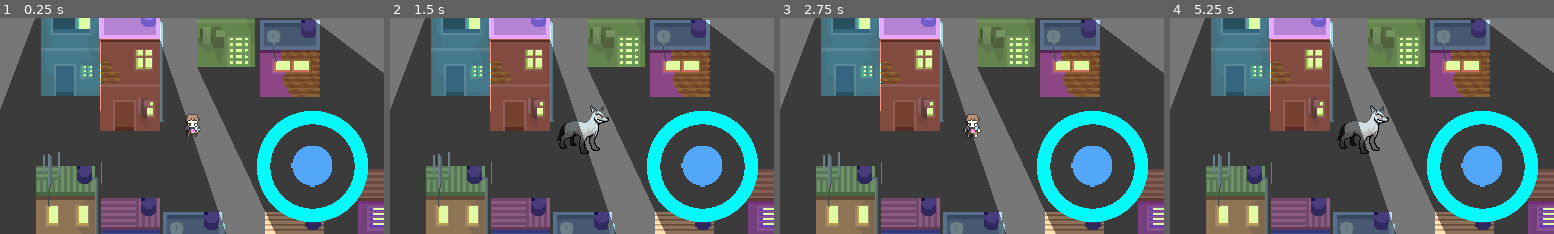
Above: before the commit, frames 1-4 (left to right).
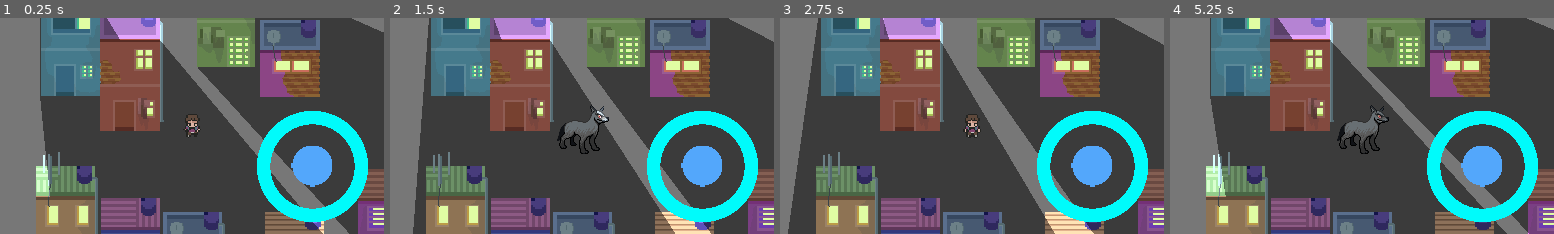
Above: after the commit, the same moments.

Repository: StitchedTeam/werewolf
Game: Godot game, scene res://Sandbox/Sandbox.tscn
The game is run twice, just before and just after one commit, with the same random seed, the same clock (stepped at 60 frames per second) and the same inputs. This scene is started directly instead of the project's main scene.
Inputs (mouse positions are in pixels of both pictures, inside the frame that each line leads up to):
- Up to frame 1 (0.25 s): no input
- Up to frame 2 (1.5 s): tap Enter at 0.5 s; move the mouse to (666, 115) at 0.52 s; press the mouse at (666, 115) at 0.53 s; hold Right (ui_right) 0.53-1.28 s; tap Space (ui_select) at 0.77 s; move the mouse to (505, 136) at 1.27 s; release the mouse at (505, 136) at 1.28 s; hold Left (ui_left) from 1.28 s (still down); click (505, 136) at 1.35 s
- Up to frame 3 (2.75 s): tap Space (ui_select) at 1.52 s; move the mouse to (1010, 78) at 2.02 s; release Left (ui_left) at 2.03 s; press the mouse at (1010, 78) at 2.03 s; hold Right (ui_right) from 2.03 s (still down)
- Up to frame 4 (5.25 s): move the mouse to (1342, 169) at 2.77 s; release the mouse at (1342, 169) at 2.78 s; click (1342, 169) at 2.85 s; tap Space (ui_select) at 3.02, 3.77, 4.52 s; move the mouse to (1477, 158) at 3.52 s; release Right (ui_right) at 3.53 s; press the mouse at (1477, 158) at 3.53 s; hold Left (ui_left) from 3.53 s (still down); move the mouse to (1246, 93) at 4.27 s; release the mouse at (1246, 93) at 4.28 s; click (1246, 93) at 4.35 s; move the mouse to (1381, 126) at 5.02 s; press the mouse at (1381, 126) at 5.03 s

The runs differ from the first frame. In frame 1, 22% of the frame differs, in the area x 0-100%, y 0-100%; in frame 2, 18%; in frame 3, 14%; in frame 4, 22%.
Error before the commit: Invalid get index 'position' (on base: 'null instance'). (res://Sandbox/Sandbox.gd:21)

Commit message:
Started detecting raycast collision between light and player

Diff:
--- /dev/null
+++ b/Werewolf/Props/Moonlight.gd
@@ -0,0 +1,114 @@
+extends Node2D
+
+
+func _ready():
+	pass
+
+func _process(delta):
+	pass
+
+func check_if_object(coll_object):
+	if $RaycastsR/RayCast2D.get_collider() == coll_object:
+		return true
+	elif $RaycastsR/RayCast2D2.get_collider() == coll_object:
+		return true
+	elif $RaycastsR/RayCast2D3.get_collider() == coll_object:
+		return true
+	elif $RaycastsR/RayCast2D4.get_collider() == coll_object:
+		return true
+	elif $RaycastsR/RayCast2D5.get_collider() == coll_object:
+		return true
+	elif $RaycastsR/RayCast2D6.get_collider() == coll_object:
+		return true
+	elif $RaycastsR/RayCast2D7.get_collider() == coll_object:
+		return true
+	elif $RaycastsR/RayCast2D8.get_collider() == coll_object:
+		return true
+	elif $RaycastsR/RayCast2D9.get_collider() == coll_object:
+		return true
+	elif $RaycastsR/RayCast2D10.get_collider() == coll_object:
+		return true
+	elif $RaycastsR/RayCast2D11.get_collider() == coll_object:
+		return true
+	elif $RaycastsR/RayCast2D12.get_collider() == coll_object:
+		return true
+	elif $RaycastsR/RayCast2D13.get_collider() == coll_object:
+		return true
+	elif $RaycastsR/RayCast2D14.get_collider() == coll_object:
+		return true
+	elif $RaycastsR/RayCast2D15.get_collider() == coll_object:
+		return true
+	elif $RaycastsR/RayCast2D16.get_collider() == coll_object:
+		return true
+	elif $RaycastsR/RayCast2D17.get_collider() == coll_object:
+		return true
+	elif $RaycastsR/RayCast2D18.get_collider() == coll_object:
+		return true
+	elif $RaycastsR/RayCast2D19.get_collider() == coll_object:
+		return true
+	elif $RaycastsR/RayCast2D20.get_collider() == coll_object:
+		return true
+	elif $RaycastsR/RayCast2D21.get_collider() == coll_object:
+		return true
+	elif $RaycastsR/RayCast2D22.get_collider() == coll_object:
+		return true
+	elif $RaycastsR/RayCast2D23.get_collider() == coll_object:
+		return true
+	elif $RaycastsR/RayCast2D24.get_collider() == coll_object:
+		return true
+	elif $RaycastsR/RayCast2D25.get_collider() == coll_object:
+		return true
+	elif $RaycastsR/RayCast2D26.get_collider() == coll_object:
+		return true
+	elif $RaycastsL/RayCast2D2.get_collider() == coll_object:
+		return true
+	elif $RaycastsL/RayCast2D3.get_collider() == coll_object:
+		return true
+	elif $RaycastsL/RayCast2D4.get_collider() == coll_object:
+		return true
+	elif $RaycastsL/RayCast2D5.get_collider() == coll_object:
+		return true
+	elif $RaycastsL/RayCast2D6.get_collider() == coll_object:
+		return true
+	elif $RaycastsL/RayCast2D7.get_collider() == coll_object:
+		return true
+	elif $RaycastsL/RayCast2D8.get_collider() == coll_object:
+		return true
+	elif $RaycastsL/RayCast2D9.get_collider() == coll_object:
+		return true
+	elif $RaycastsL/RayCast2D10.get_collider() == coll_object:
+		return true
+	elif $RaycastsL/RayCast2D11.get_collider() == coll_object:
+		return true
+	elif $RaycastsL/RayCast2D12.get_collider() == coll_object:
+		return true
+	elif $RaycastsL/RayCast2D13.get_collider() == coll_object:
+		return true
+	elif $RaycastsL/RayCast2D14.get_collider() == coll_object:
+		return true
+	elif $RaycastsL/RayCast2D15.get_collider() == coll_object:
+		return true
+	elif $RaycastsL/RayCast2D16.get_collider() == coll_object:
+		return true
+	elif $RaycastsL/RayCast2D17.get_collider() == coll_object:
+		return true
+	elif $RaycastsL/RayCast2D18.get_collider() == coll_object:
+		return true
+	elif $RaycastsL/RayCast2D19.get_collider() == coll_object:
+		return true
+	elif $RaycastsL/RayCast2D20.get_collider() == coll_object:
+		return true
+	elif $RaycastsL/RayCast2D21.get_collider() == coll_object:
+		return true
+	elif $RaycastsL/RayCast2D22.get_collider() == coll_object:
+		return true
+	elif $RaycastsL/RayCast2D23.get_collider() == coll_object:
+		return true
+	elif $RaycastsL/RayCast2D24.get_collider() == coll_object:
+		return true
+	elif $RaycastsL/RayCast2D25.get_collider() == coll_object:
+		return true
+	elif $RaycastsL/RayCast2D26.get_collider() == coll_object:
+		return true
+	else: return false
+	pass
--- a/Werewolf/Props/Moonlight.tscn
+++ b/Werewolf/Props/Moonlight.tscn
@@ -1,13 +1,15 @@
-[gd_scene load_steps=3 format=2]
-
-[ext_resource path="res://Assets/Sprites/Placeholder/bg.png" type="Texture" id=1]
-[ext_resource path="res://Assets/Sprites/Placeholder/white_large.png" type="Texture" id=2]
+[gd_scene load_steps=4 format=2]
+
+[ext_resource path="res://Props/Moonlight.gd" type="Script" id=1]
+[ext_resource path="res://Assets/Sprites/Placeholder/bg.png" type="Texture" id=2]
+[ext_resource path="res://Assets/Sprites/Placeholder/white_large.png" type="Texture" id=3]
 
 [node name="Moonlight" type="Node2D"]
+script = ExtResource( 1 )
 
 [node name="Background" type="Sprite" parent="."]
 visible = false
-texture = ExtResource( 1 )
+texture = ExtResource( 2 )
 _sections_unfolded = [ "Transform" ]
 __meta__ = {
 "_edit_lock_": true
@@ -44,157 +46,157 @@
 editor/display_folded = true
 
 [node name="RayCast2D" type="RayCast2D" parent="RaycastsR"]
-enabled = false
+enabled = true
 exclude_parent = true
 cast_to = Vector2( 0, 512 )
 collision_mask = 1
 
 [node name="RayCast2D2" type="RayCast2D" parent="RaycastsR"]
-enabled = false
+enabled = true
 exclude_parent = true
 cast_to = Vector2( 32, 512 )
 collision_mask = 1
 
 [node name="RayCast2D3" type="RayCast2D" parent="RaycastsR"]
-enabled = false
+enabled = true
 exclude_parent = true
 cast_to = Vector2( 64, 512 )
 collision_mask = 1
 
 [node name="RayCast2D4" type="RayCast2D" parent="RaycastsR"]
-enabled = false
+enabled = true
 exclude_parent = true
 cast_to = Vector2( 96, 512 )
 collision_mask = 1
 
 [node name="RayCast2D5" type="RayCast2D" parent="RaycastsR"]
-enabled = false
+enabled = true
 exclude_parent = true
 cast_to = Vector2( 128, 512 )
 collision_mask = 1
 
 [node name="RayCast2D6" type="RayCast2D" parent="RaycastsR"]
-enabled = false
+enabled = true
 exclude_parent = true
 cast_to = Vector2( 160, 512 )
 collision_mask = 1
 
 [node name="RayCast2D7" type="RayCast2D" parent="RaycastsR"]
-enabled = false
+enabled = true
 exclude_parent = true
 cast_to = Vector2( 192, 512 )
 collision_mask = 1
 
 [node name="RayCast2D8" type="RayCast2D" parent="RaycastsR"]
-enabled = false
+enabled = true
 exclude_parent = true
 cast_to = Vector2( 224, 512 )
 collision_mask = 1
 
 [node name="RayCast2D9" type="RayCast2D" parent="RaycastsR"]
-enabled = false
+enabled = true
 exclude_parent = true
 cast_to = Vector2( 256, 512 )
 collision_mask = 1
 
 [node name="RayCast2D10" type="RayCast2D" parent="RaycastsR"]
-enabled = false
+enabled = true
 exclude_parent = true
 cast_to = Vector2( 288, 512 )
 collision_mask = 1
 
 [node name="RayCast2D11" type="RayCast2D" parent="RaycastsR"]
-enabled = false
+enabled = true
 exclude_parent = true
 cast_to = Vector2( 320, 512 )
 collision_mask = 1
 
 [node name="RayCast2D12" type="RayCast2D" parent="RaycastsR"]
-enabled = false
+enabled = true
 exclude_parent = true
 cast_to = Vector2( 352, 512 )
 collision_mask = 1
 
 [node name="RayCast2D13" type="RayCast2D" parent="RaycastsR"]
-enabled = false
+enabled = true
 exclude_parent = true
 cast_to = Vector2( 384, 512 )
 collision_mask = 1
 
 [node name="RayCast2D14" type="RayCast2D" parent="RaycastsR"]
-enabled = false
+enabled = true
 exclude_parent = true
 cast_to = Vector2( 416, 512 )
 collision_mask = 1
 
 [node name="RayCast2D15" type="RayCast2D" parent="RaycastsR"]
-enabled = false
+enabled = true
 exclude_parent = true
 cast_to = Vector2( 448, 512 )
 collision_mask = 1
 
 [node name="RayCast2D16" type="RayCast2D" parent="RaycastsR"]
-enabled = false
+enabled = true
 exclude_parent = true
 cast_to = Vector2( 480, 512 )
 collision_mask = 1
 
 [node name="RayCast2D17" type="RayCast2D" parent="RaycastsR"]
-enabled = false
+enabled = true
 exclude_parent = true
 cast_to = Vector2( 512, 512 )
 collision_mask = 1
 
 [node name="RayCast2D18" type="RayCast2D" parent="RaycastsR"]
-enabled = false
+enabled = true
 exclude_parent = true
 cast_to = Vector2( 544, 512 )
 collision_mask = 1
 
 [node name="RayCast2D19" type="RayCast2D" parent="RaycastsR"]
-enabled = false
+enabled = true
 exclude_parent = true
 cast_to = Vector2( 576, 512 )
 collision_mask = 1
 
 [node name="RayCast2D20" type="RayCast2D" parent="RaycastsR"]
-enabled = false
+enabled = true
 exclude_parent = true
 cast_to = Vector2( 608, 512 )
 collision_mask = 1
 
 [node name="RayCast2D21" type="RayCast2D" parent="RaycastsR"]
-enabled = false
+enabled = true
 exclude_parent = true
 cast_to = Vector2( 640, 512 )
 collision_mask = 1
 
 [node name="RayCast2D22" type="RayCast2D" parent="RaycastsR"]
-enabled = false
+enabled = true
 exclude_parent = true
 cast_to = Vector2( 672, 512 )
 collision_mask = 1
 
 [node name="RayCast2D23" type="RayCast2D" parent="RaycastsR"]
-enabled = false
+enabled = true
 exclude_parent = true
 cast_to = Vector2( 704, 512 )
 collision_mask = 1
 
 [node name="RayCast2D24" type="RayCast2D" parent="RaycastsR"]
-enabled = false
+enabled = true
 exclude_parent = true
 cast_to = Vector2( 704, 512 )
 collision_mask = 1
 
 [node name="RayCast2D25" type="RayCast2D" parent="RaycastsR"]
-enabled = false
+enabled = true
 exclude_parent = true
 cast_to = Vector2( 736, 512 )
 collision_mask = 1
 
 [node name="RayCast2D26" type="RayCast2D" parent="RaycastsR"]
-enabled = false
+enabled = true
 exclude_parent = true
 cast_to = Vector2( 768, 512 )
 collision_mask = 1
@@ -203,151 +205,151 @@
 editor/display_folded = true
 
 [node name="RayCast2D2" type="RayCast2D" parent="RaycastsL"]
-enabled = false
+enabled = true
 exclude_parent = true
 cast_to = Vector2( -32, 512 )
 collision_mask = 1
 
 [node name="RayCast2D3" type="RayCast2D" parent="RaycastsL"]
-enabled = false
+enabled = true
 exclude_parent = true
 cast_to = Vector2( -64, 512 )
 collision_mask = 1
 
 [node name="RayCast2D4" type="RayCast2D" parent="RaycastsL"]
-enabled = false
+enabled = true
 exclude_parent = true
 cast_to = Vector2( -96, 512 )
 collision_mask = 1
 
 [node name="RayCast2D5" type="RayCast2D" parent="RaycastsL"]
-enabled = false
+enabled = true
 exclude_parent = true
 cast_to = Vector2( -128, 512 )
 collision_mask = 1
 
 [node name="RayCast2D6" type="RayCast2D" parent="RaycastsL"]
-enabled = false
+enabled = true
 exclude_parent = true
 cast_to = Vector2( -160, 512 )
 collision_mask = 1
 
 [node name="RayCast2D7" type="RayCast2D" parent="RaycastsL"]
-enabled = false
+enabled = true
 exclude_parent = true
 cast_to = Vector2( -192, 512 )
 collision_mask = 1
 
 [node name="RayCast2D8" type="RayCast2D" parent="RaycastsL"]
-enabled = false
+enabled = true
 exclude_parent = true
 cast_to = Vector2( -224, 512 )
 collision_mask = 1
 
 [node name="RayCast2D9" type="RayCast2D" parent="RaycastsL"]
-enabled = false
+enabled = true
 exclude_parent = true
 cast_to = Vector2( -256, 512 )
 collision_mask = 1
 
 [node name="RayCast2D10" type="RayCast2D" parent="RaycastsL"]
-enabled = false
+enabled = true
 exclude_parent = true
 cast_to = Vector2( -288, 512 )
 collision_mask = 1
 
 [node name="RayCast2D11" type="RayCast2D" parent="RaycastsL"]
-enabled = false
+enabled = true
 exclude_parent = true
 cast_to = Vector2( -320, 512 )
 collision_mask = 1
 
 [node name="RayCast2D12" type="RayCast2D" parent="RaycastsL"]
-enabled = false
+enabled = true
 exclude_parent = true
 cast_to = Vector2( -352, 512 )
 collision_mask = 1
 
 [node name="RayCast2D13" type="RayCast2D" parent="RaycastsL"]
-enabled = false
+enabled = true
 exclude_parent = true
 cast_to = Vector2( -384, 512 )
 collision_mask = 1
 
 [node name="RayCast2D14" type="RayCast2D" parent="RaycastsL"]
-enabled = false
+enabled = true
 exclude_parent = true
 cast_to = Vector2( -416, 512 )
 collision_mask = 1
 
 [node name="RayCast2D15" type="RayCast2D" parent="RaycastsL"]
-enabled = false
+enabled = true
 exclude_parent = true
 cast_to = Vector2( -448, 512 )
 collision_mask = 1
 
 [node name="RayCast2D16" type="RayCast2D" parent="RaycastsL"]
-enabled = false
+enabled = true
 exclude_parent = true
 cast_to = Vector2( -480, 512 )
 collision_mask = 1
 
 [node name="RayCast2D17" type="RayCast2D" parent="RaycastsL"]
-enabled = false
+enabled = true
 exclude_parent = true
 cast_to = Vector2( -512, 512 )
 collision_mask = 1
 
 [node name="RayCast2D18" type="RayCast2D" parent="RaycastsL"]
-enabled = false
+enabled = true
 exclude_parent = true
 cast_to = Vector2( -544, 512 )
 collision_mask = 1
 
 [node name="RayCast2D19" type="RayCast2D" parent="RaycastsL"]
-enabled = false
+enabled = true
 exclude_parent = true
 cast_to = Vector2( -576, 512 )
 collision_mask = 1
 
 [node name="RayCast2D20" type="RayCast2D" parent="RaycastsL"]
-enabled = false
+enabled = true
 exclude_parent = true
 cast_to = Vector2( -608, 512 )
 collision_mask = 1
 
 [node name="RayCast2D21" type="RayCast2D" parent="RaycastsL"]
-enabled = false
+enabled = true
 exclude_parent = true
 cast_to = Vector2( -640, 512 )
 collision_mask = 1
 
 [node name="RayCast2D22" type="RayCast2D" parent="RaycastsL"]
-enabled = false
+enabled = true
 exclude_parent = true
 cast_to = Vector2( -672, 512 )
 collision_mask = 1
 
 [node name="RayCast2D23" type="RayCast2D" parent="RaycastsL"]
-enabled = false
+enabled = true
 exclude_parent = true
 cast_to = Vector2( -704, 512 )
 collision_mask = 1
 
 [node name="RayCast2D24" type="RayCast2D" parent="RaycastsL"]
-enabled = false
+enabled = true
 exclude_parent = true
 cast_to = Vector2( -704, 512 )
 collision_mask = 1
 
 [node name="RayCast2D25" type="RayCast2D" parent="RaycastsL"]
-enabled = false
+enabled = true
 exclude_parent = true
 cast_to = Vector2( -736, 512 )
 collision_mask = 1
 
 [node name="RayCast2D26" type="RayCast2D" parent="RaycastsL"]
-enabled = false
+enabled = true
 exclude_parent = true
 cast_to = Vector2( -768, 512 )
 collision_mask = 1
--- a/Werewolf/Sandbox/Sandbox.gd
+++ b/Werewolf/Sandbox/Sandbox.gd
@@ -1,7 +1,4 @@
 extends Node
-
-var current_axis = 0
-var last_changed_axis = 0
 
 func _ready():
 	pass
@@ -9,6 +6,7 @@
 func _process(delta):
 	debug_wolf_mode()
 	debug_lighting()
+	debug_raycasting()
 	pass
 
 func debug_wolf_mode():
@@ -18,8 +16,12 @@
 
 func debug_lighting():
 	if Input.is_action_pressed("ui_right"):
-		$Light2D.position.x += 1
+		$Moonlight.position.x += 1
 	elif Input.is_action_pressed("ui_left"):
-		$Light2D.position.x -= 1
+		$Moonlight.position.x -= 1
+	pass
 
+func debug_raycasting():
+	#if $Moonlight.check_if_object($Werewolf):
+	#	print()
 	pass
--- a/Werewolf/Sandbox/Sandbox.tscn
+++ b/Werewolf/Sandbox/Sandbox.tscn
@@ -30,4 +30,4 @@
 blend_times = [  ]
 
 [node name="Moonlight" parent="." instance=ExtResource( 4 )]
-position = Vector2( 45, -161 )
+position = Vector2( -35, -146 )
Not shown: 1 places in Werewolf/Props/Moonlight.tscn that only renumber resources
